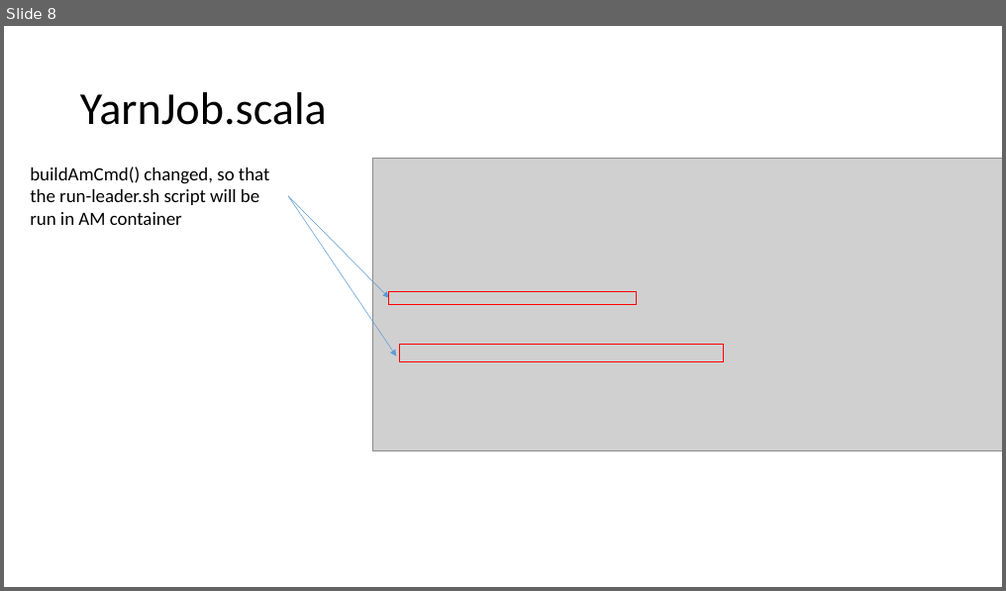
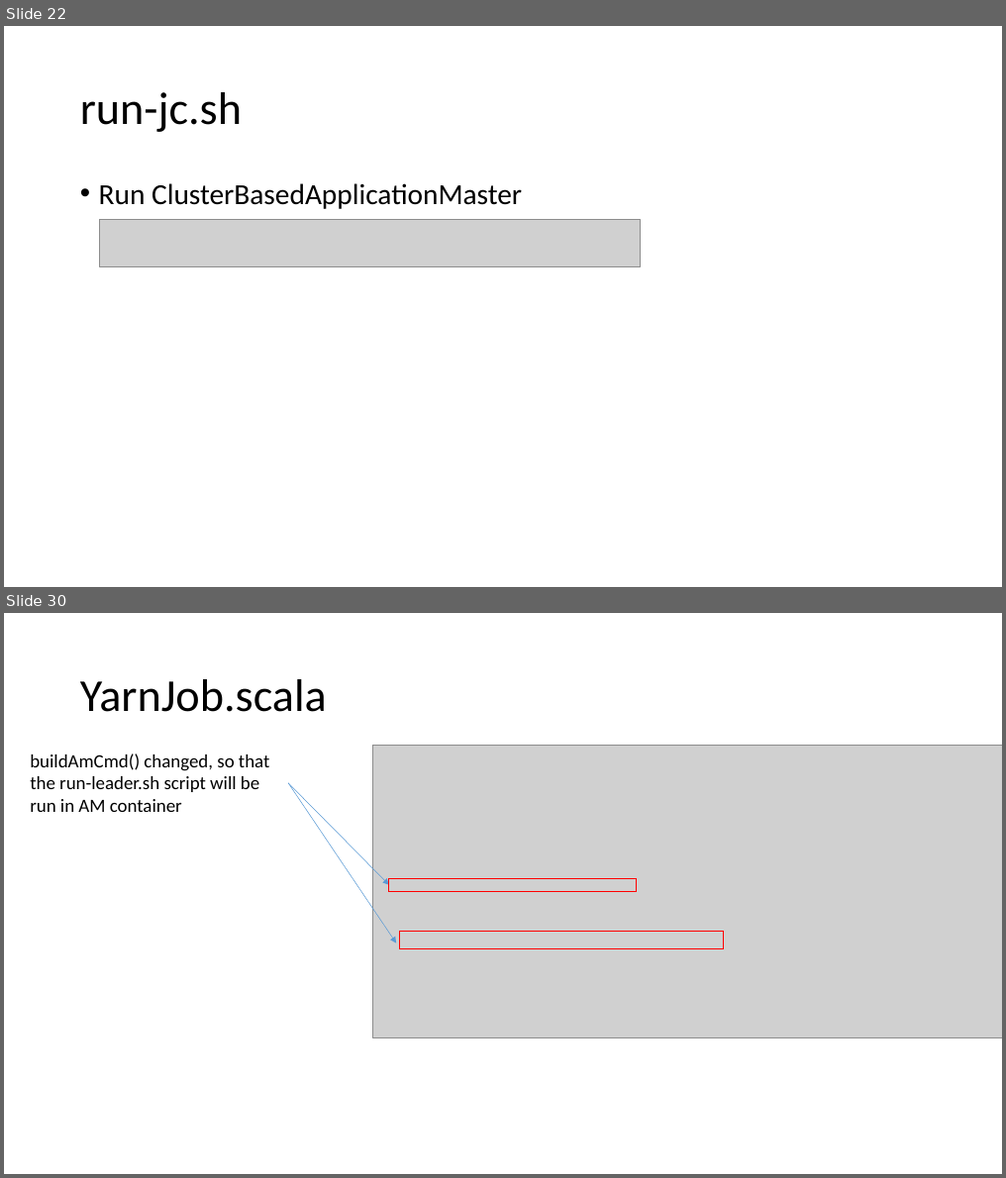
Before and after one commit to Swrrt/Samza-Documents, a slide deck: Documentation/Samza-Snapshot.pptx. Shown one above the other, each under a label of ours: slide 8 before the commit, slides 22 and 30 after it; the slides between them are not shown. The pictures are 1006x591 and 1006x1178 pixels, drawn with LibreOffice and Linux fonts; fonts in the diff are those of the drawing; grey boxes stand for pictures. Boxes give left, top, right and bottom in pixels: in the first picture for what was removed or moved away, otherwise in the second. Text is boxed around its words. In the diff, an @@ line names an element or a change of style, - is before the commit and + after.

```diff
--- a/Documentation/Samza-Snapshot.pptx
+++ b/Documentation/Samza-Snapshot.pptx
@@ slide 22 added at bbox=[4, 26, 1002, 587], background #FFFFFF @@
@@ title added at bbox=[80, 92, 242, 132], 44 pt, text #000000 @@
+run-jc.sh
@@ text added at bbox=[99, 183, 522, 209], 28 pt, text #000000 @@
+• Run ClusterBasedApplicationMaster
@@ picture added at bbox=[99, 220, 641, 268] @@
@@ what was slide 8 is now slide 30 @@
```
Also in this commit, not shown: 3 slides changed, 20 other slides added, 1 slide removed.
